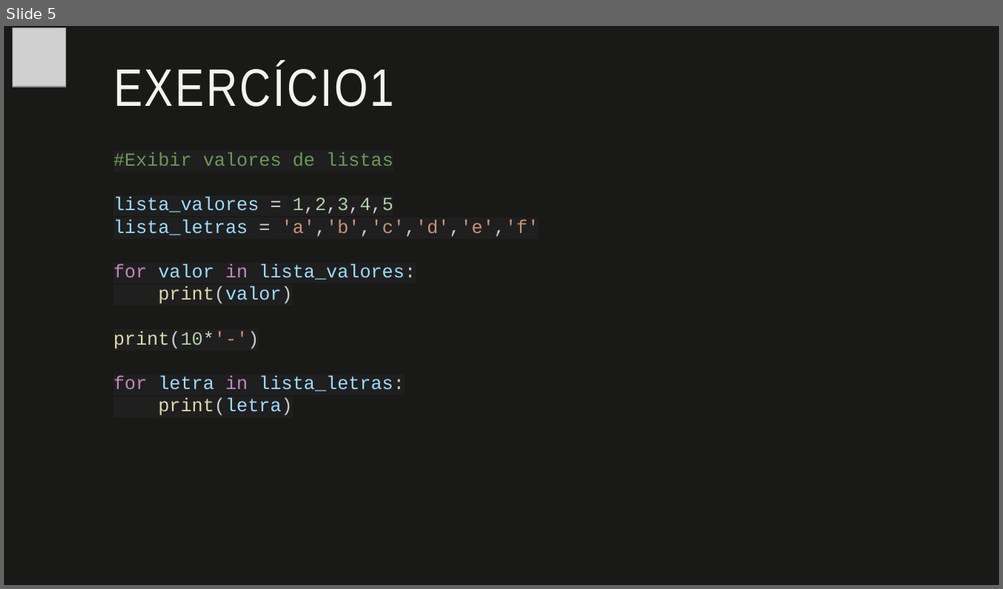
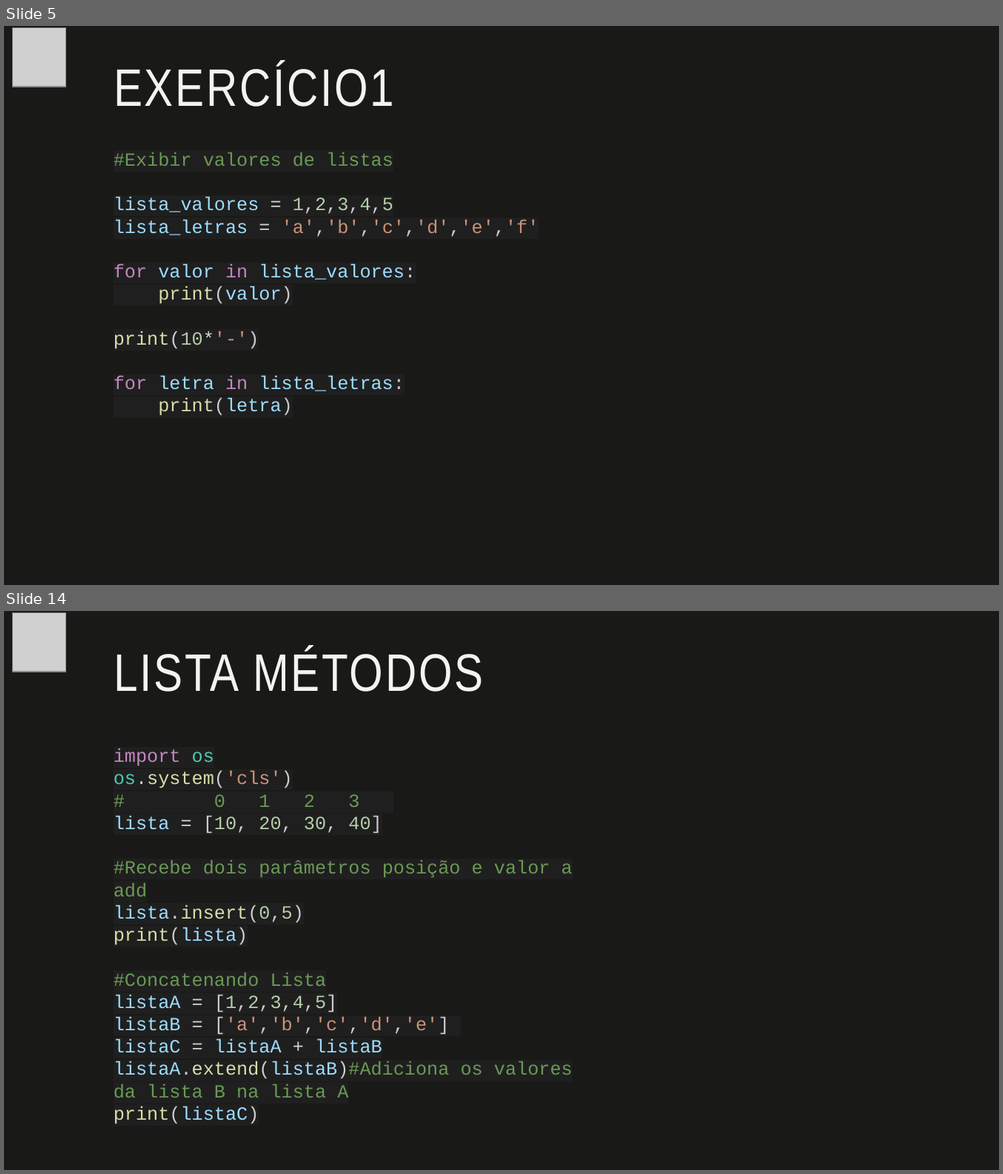
Before and after one commit to fabio-sudo/PythonCurso, a slide deck: Python_Dev/Material Python/8 - Estrutura de Repetição - For.pptx. Shown one above the other, each under a label of ours: slide 5 before the commit, slides 5 and 14 after it; the slides between them are not shown. The pictures are 1003x589 and 1003x1174 pixels, drawn with LibreOffice and Linux fonts; fonts in the diff are those of the drawing; grey boxes stand for pictures. Boxes give left, top, right and bottom in pixels: in the first picture for what was removed or moved away, otherwise in the second. Text is boxed around its words. In the diff, an @@ line names an element or a change of style, - is before the commit and + after.

```diff
--- a/Python_Dev/Material Python/8 - Estrutura de Repetição - For.pptx
+++ b/Python_Dev/Material Python/8 - Estrutura de Repetição - For.pptx
@@ slide 14 added at [4, 611, 999, 1170], background #191917 @@
@@ picture added at [12, 612, 66, 672] @@
@@ title added at [114, 649, 483, 692], 51 pt, text #F3F3F2 @@
+LISTA MÉTODOS
@@ text added at [114, 749, 572, 1098], 18 pt, text #6A9955 @@
+import os
+os.system('cls')
+# 0 1 2 3
+lista = [10, 20, 30, 40]
+#Recebe dois parâmetros posição e valor a add
+lista.insert(0,5)
+print(lista)
+#Concatenando Lista
+listaA = [1,2,3,4,5]
+listaB = ['a','b','c','d','e']
+listaC = listaA + listaB
+listaA.extend(listaB)#Adiciona os valores da lista B na lista A
+print(listaC)
```
Also in this commit, not shown: 14 other slides added, 9 other files.
